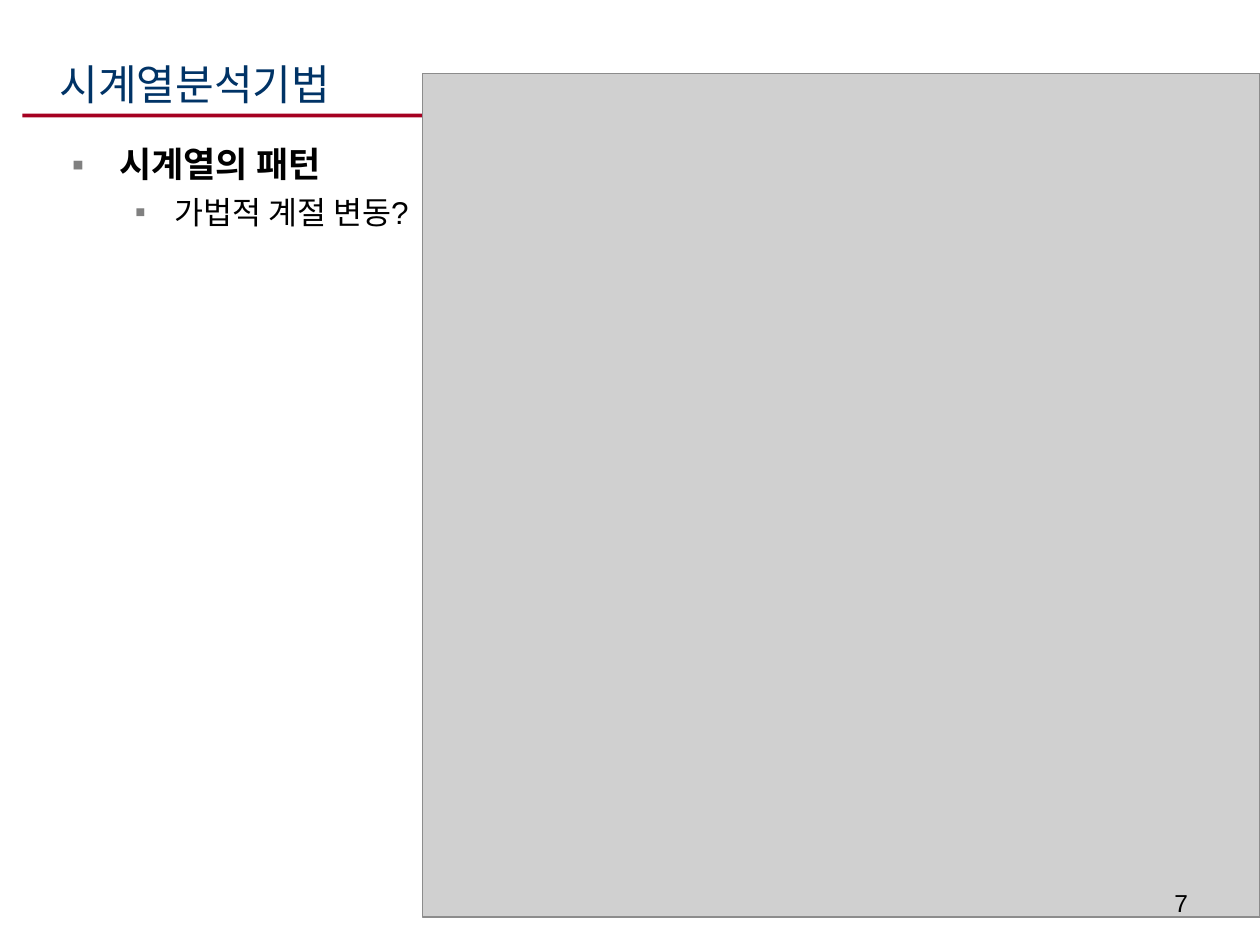
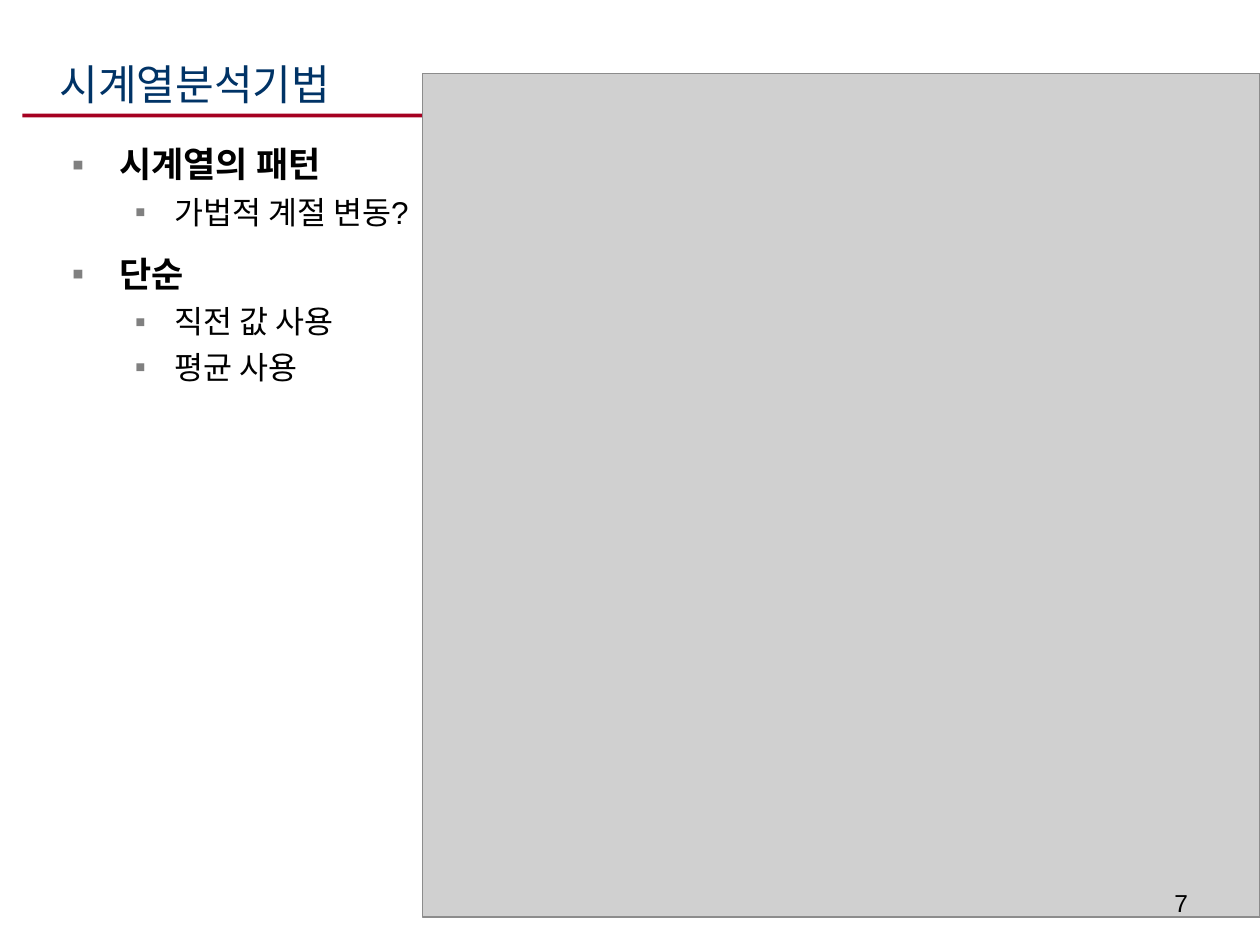
Before and after one commit to ikelab/courses, a slide deck: slide 7 of ppc2016/c07.ppt. Drawn at 1260x945 pixels with LibreOffice and Linux fonts; fonts in the diff are those of the drawing; grey boxes stand for pictures. Boxes give left, top, right and bottom in pixels: in the first picture for what was removed or moved away, otherwise in the second. Text is boxed around its words. In the diff, an @@ line names an element or a change of style, - is before the commit and + after.

```diff
--- a/ppc2016/c07.ppt
+++ b/ppc2016/c07.ppt
@@ text at bbox=[119, 257, 333, 382]: paragraphs added @@
+▪ 단순
+  ▪ 직전 값 사용
+  ▪ 평균 사용
```
Also in this commit, not shown: 2 other slides changed, 1 other file.
